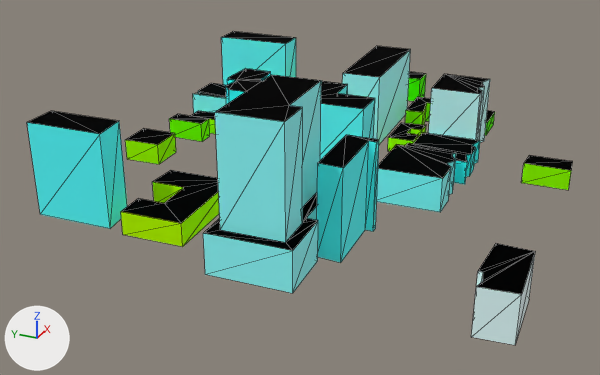
The glTF model web/public/assets/cities/miami/tiles/-4_-5.far.glb: old version first, new version second.
The view is the same before and after, from a 50 mm lens placed at (-1314.0, -1294.0, 187.0), pointed at (-929.0, -1120.0, -6.0). Every picture has the same lights, and +X, +Y and +Z are marked at lower left. The picture after the commit comes second. Mesh edges are drawn as thin lines. Where no turn or scale is listed for an object, it has been applied to the vertices. Vertices at exactly the same position are counted once.

Before the edit, the objects in view are built like this:
```python
me_4__5_far = bpy.data.meshes.new('-4_-5_far')
me_4__5_far.from_pydata(...)  # 330 vertices, 453 faces; spans x -142.0..142.0, y -125.0..125.0, z -37.0..37.0
# faces by material slot: [330, 123]
me_4__5_far.materials.append(mat_facade)
me_4__5_far.materials.append(mat_roof)
ob_4__5_far = bpy.data.objects.new('-4_-5_far', me_4__5_far)
ob_4__5_far.location = (-900.4, -1135.7, 37.1)
```
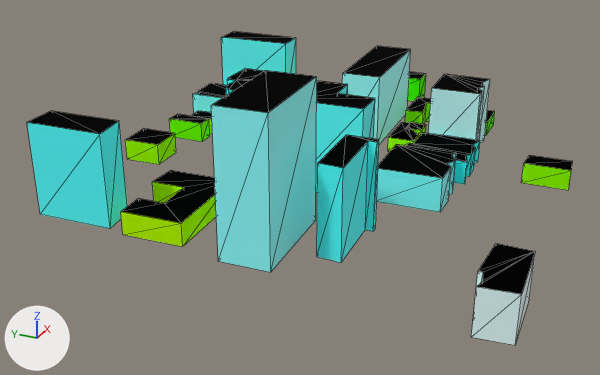
Where the newer file only moved an object's origin or applied its transform, the numbers keep the older frame.

Boxes (x1, y1, x2, y2) around the edits, measured in the pictures (600 x 375 px):
part 1 of me_4__5_far, built on
    before: (389, 123, 426, 141)
    after: (389, 122, 426, 141)
part 2 of me_4__5_far, cut back
    before: (203, 75, 321, 293)
    after: (211, 70, 317, 272)

Patch to the scene script:
```diff
--- a/web/public/assets/cities/miami/tiles/-4_-5.far.glb.py
+++ b/web/public/assets/cities/miami/tiles/-4_-5.far.glb.py
@@ me_4__5_far @@
 # used by ob_4__5_far; location = (-900.4, -1135.7, 37.1)
-me_4__5_far.from_pydata(...)  # 330 vertices, 453 faces; spans x -142.0..142.0, y -125.0..125.0, z -37.0..37.0
+me_4__5_far.from_pydata(...)  # 325 vertices, 437 faces; spans x -141.0..142.0, y -125.0..125.0, z -37.0..37.0
+# me_4__5_far part 1
+# 8 faces are deleted
+# 11 vertices are added at x 36.0..58.0, y -24.0..-19.0, z -37.0..-25.0
+# 4 new faces join them, mat_facade
+# 18 new faces join them, mat_roof
+# me_4__5_far part 2
+# 23 vertices are removed from x -142.0..-73.0, y -32.0..12.0, z -37.0..37.0
+# 40 faces are deleted
+# 7 vertices are added at x -129.0..-74.0, y -16.0..12.0, z -37.0..37.0
+# 8 new faces join them, mat_facade
+# 2 new faces join them, mat_roof
 me_4__5_far.materials.append(mat_facade)
```
